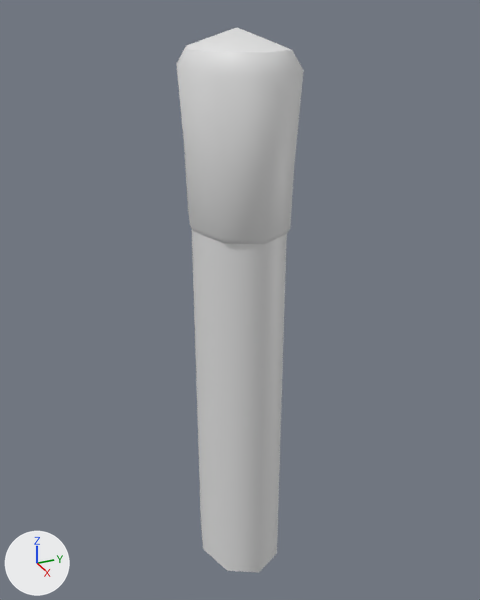
The FBX model Assets/Art/Models/items/keys/key_pieces/bone_key_piece2.fbx: old version first, new version second.
One viewpoint serves both versions: a 50 mm lens placed at (4.12, -1.83, 2.48), pointed at (-0.1, 0.07, 0.37). Every picture has the same lights, and +X, +Y and +Z are marked at lower left. The older version comes first.

Before the edit, the objects in view are built like this:
```python
me_circle_004 = bpy.data.meshes.new('Circle.004')
me_circle_004.from_pydata(...)  # 50 vertices, 56 faces; spans x -0.52..0.52, y -0.4..0.4, z -2.1..2.3
ob_handle = bpy.data.objects.new('Handle', me_circle_004)
ob_handle.location = (0.0, 0.0, 0.0)
```
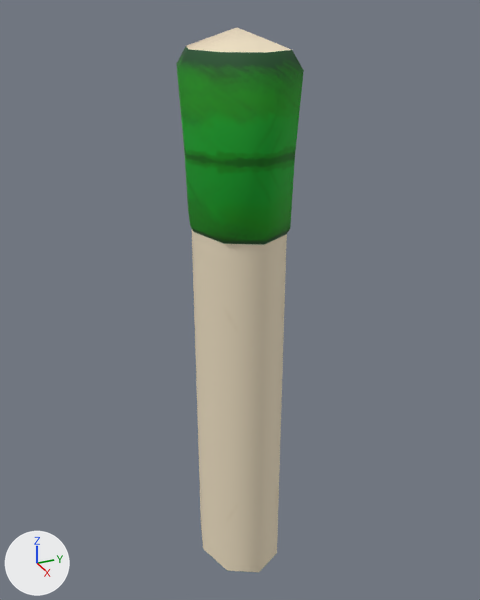
Where the change shows, as pixel boxes (x1, y1, x2, y2) in the pictures (480 x 600 px):
'Handle', recoloured, surface changed, turned (darker): (176, 27, 304, 573) in both

The change, as a diff of the scene's bpy script:
```diff
--- a/Assets/Art/Models/items/keys/key_pieces/bone_key_piece2.fbx.py
+++ b/Assets/Art/Models/items/keys/key_pieces/bone_key_piece2.fbx.py
@@ img_bone_key_texture_png @@
+img_bone_key_texture_png = load_image('bone_key_texture.png', '../../../../Textures/keys/bone_key_texture.png', 520, 780, 'sRGB')
@@ mat_bone_key @@
+mat_bone_key = principled_material('bone_key')
+mat_bone_key.texture = img_bone_key_texture_png
+mat_bone_key.roughness = 0.777
@@ me_circle_004 @@
 me_circle_004.from_pydata(...)  # 50 vertices, 56 faces; spans x -0.52..0.52, y -0.4..0.4, z -2.1..2.3
 # used by ob_handle; location = (0.0, 0.0, 0.0)
+# me_circle_004 part 1: texture (UV) coordinates of 56 of 56 faces, centred in x -0.43..0.43, y -0.33..0.33, z -1.97..2.22, changed; they spanned u 0.02..0.84, v 0.02..0.75 and now span u 0.0..1.0, v 0.07..1.0
+me_circle_004.materials.append(mat_bone_key)  # picture img_bone_key_texture_png
@@ ob_handle @@
 ob_handle.location = (0.0, 0.0, 0.0)
+ob_handle.rotation_euler = (0.0, 0.0, -3.142)  # degrees (0, 0, -180)
```
